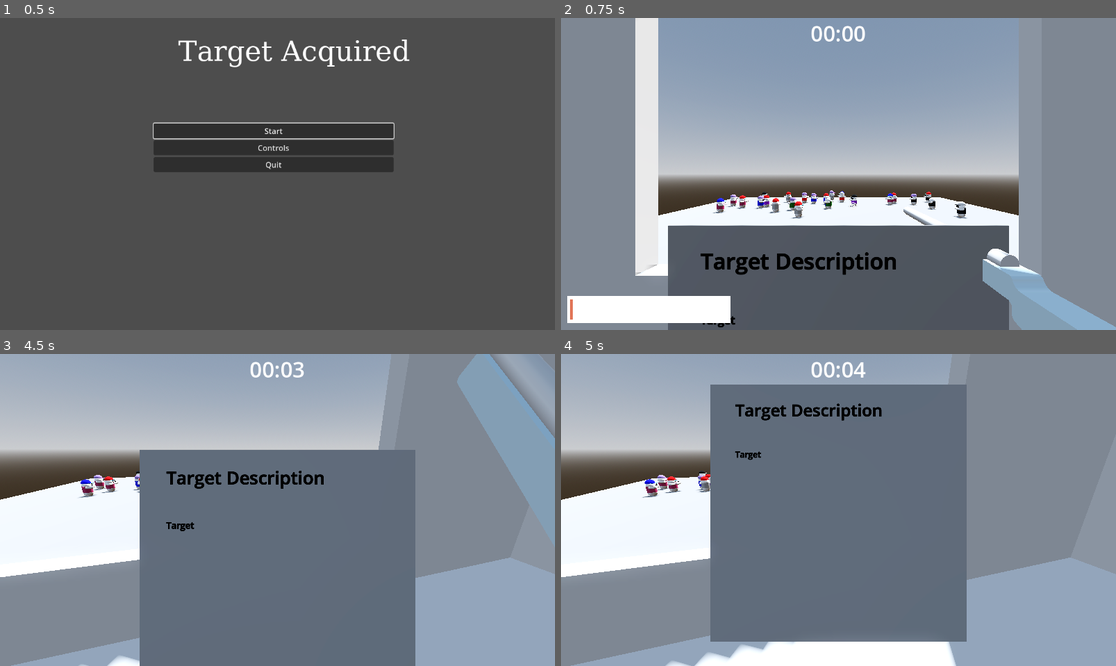
Above: before the commit, frames 1-4 (two rows, left to right).
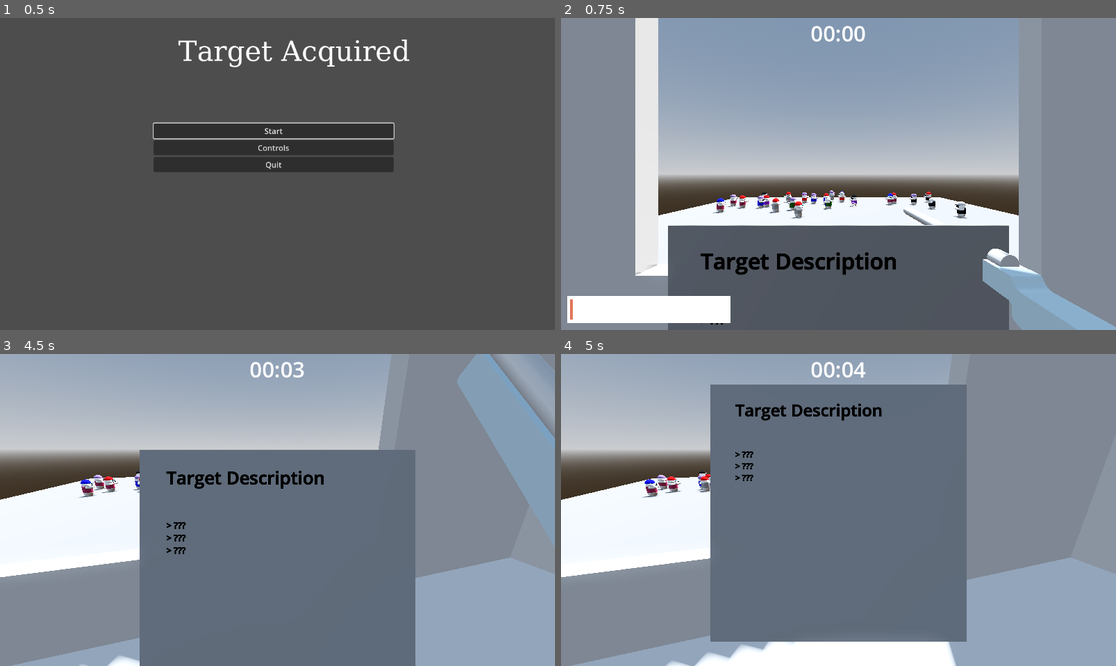
Above: after the commit, the same moments.

Repository: DataRange/game-jam-prep
Game: Godot game, scene res://Scenes/main_menu.tscn
The game is run twice, just before and just after one commit, with the same random seed, the same clock (stepped at 60 frames per second) and the same inputs.
Inputs (mouse positions are in pixels of both pictures, inside the frame that each line leads up to):
- Up to frame 1 (0.5 s): no input
- Up to frame 2 (0.75 s): click "Start" at 0.5 s
- Up to frame 3 (4.5 s): move the mouse to (305, 510) at 1.27 s; press the mouse at (305, 510) at 1.28 s; move the mouse to (249, 510) at 2.02 s; release the mouse at (249, 510) at 2.03 s; tap Tab (open_guide) at 2.1 s; move the mouse to (288, 503) at 2.77 s; hold Right mouse button (right_click) 2.78-3.53 s; move the mouse to (271, 516) at 3.52 s; click (271, 516) at 3.6 s; move the mouse to (316, 513) at 4.27 s; hold Tab (open_guide) from 4.28 s (still down)
- Up to frame 4 (5 s): keep holding Tab (open_guide)

Frame 1 is identical in both runs. In frame 2, less than 0.1% of the frame differs, in the area x 25-32%, y 95-100%; in frame 3, 0.2%, in the area x 29-36%, y 53-65%; in frame 4, 0.1%.

Commit message:
reverted changes

Diff:
--- a/Scripts/player.gd
+++ b/Scripts/player.gd
@@ -56,21 +56,33 @@
 func _ready():
 	Input.set_mouse_mode(Input.MOUSE_MODE_CAPTURED)
 
-func updateReport():
+func createReport():
 
 	var capLabel: String = ""
 	if world.targetCharacter.cap >= len(world.targetCharacter.capSpecs):
 		capLabel = "Target is not wearing a cap"
 	else:
 		capLabel = "Target is wearing a " + world.targetCharacter.capSpecs[world.targetCharacter.cap] + " cap"
+	if info_level >=1:
+		guideLabel.text = "> " + capLabel
+	else:
+		guideLabel.text = "> ???"
 
 	var eyeWearLabel: String = ""
 	if world.targetCharacter.eyeWear >= len(world.targetCharacter.eyeWearSpecs):
 		eyeWearLabel = "Target has perfect vision"
 	else:
 		eyeWearLabel = "Target is wearing " + world.targetCharacter.eyeWearSpecs[world.targetCharacter.eyeWear]
+	if info_level >=2:
+		guideLabel.text += "\n> " + eyeWearLabel
+	else:
+		guideLabel.text += "\n> ???"
 
 	var shirtLabel: String = "Target is wearing a " + world.targetCharacter.shirtColorSpecs[world.targetCharacter.shirtColor] + " shirt"
+	if info_level >=3:
+		guideLabel.text += "\n> " + shirtLabel
+	else:
+		guideLabel.text += "\n> ???"
 
 func _input(event):
 	if event.is_action("exit"):
@@ -97,7 +109,7 @@
 		camera.rotation.x = clamp(camera.rotation.x, deg_to_rad(-40), deg_to_rad(60))
 
 func _process(delta: float) -> void:
-	updateReport()
+	createReport()
 
 	if checkingGuide: Zoomed = false
 
@@ -125,8 +137,14 @@
 
 func _on_world_target_shot() -> void:
 	targets_shot += 1
-	if targets_shot % 2 * (info_level + 1) == 0:
-		info_level += 1
-	updateReport()
+	if targets_shot > 2:
+		info_level = 1
+		if targets_shot > 4:
+			info_level = 2
+			if targets_shot > 7:
+				info_level = 3
+				if targets_shot > 10:
+					info_level = 4
+	createReport()
 	print("info level = ",info_level)
 	print("targets shot = ",targets_shot)
--- a/Scripts/world.gd
+++ b/Scripts/world.gd
@@ -28,7 +28,7 @@
 		if (i == 0):
 			newCharacter.isTarget = true
 			targetCharacter = newCharacter
-			player.updateReport()
+			player.createReport()
 
 		add_child(newCharacter)
 
